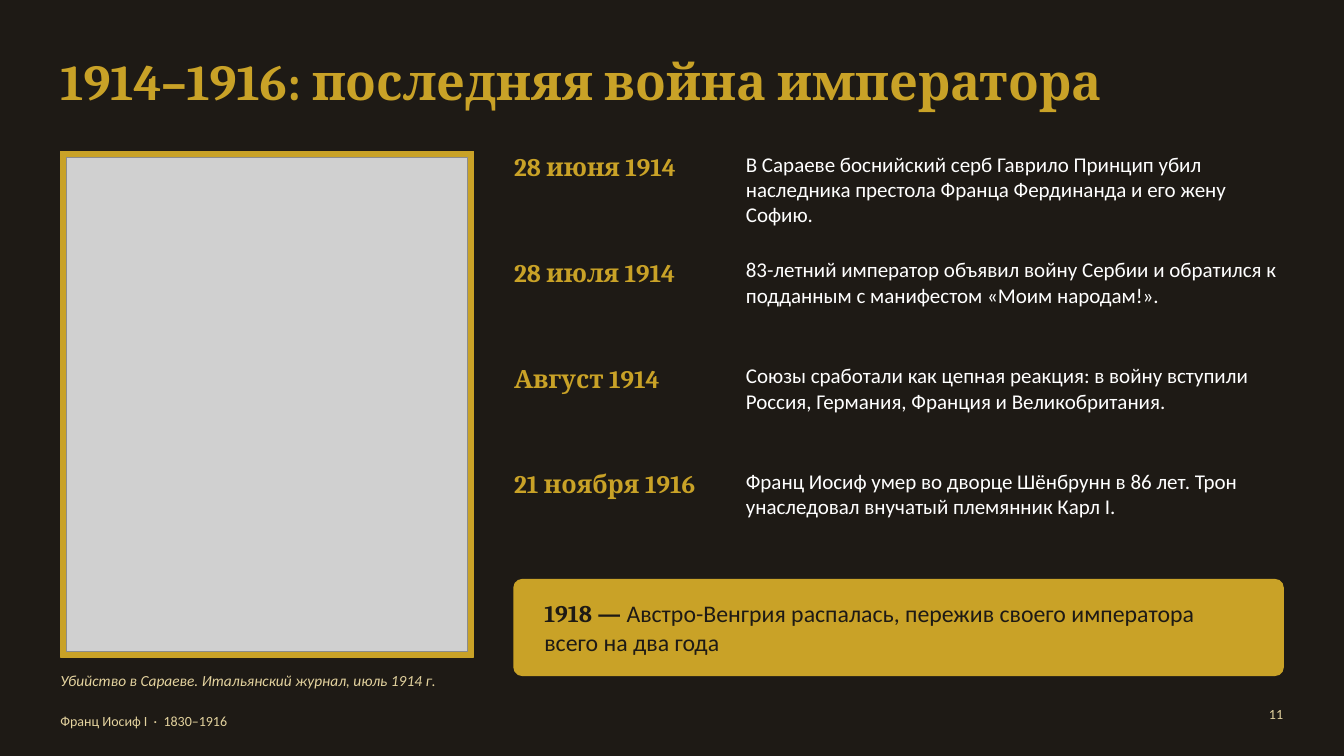
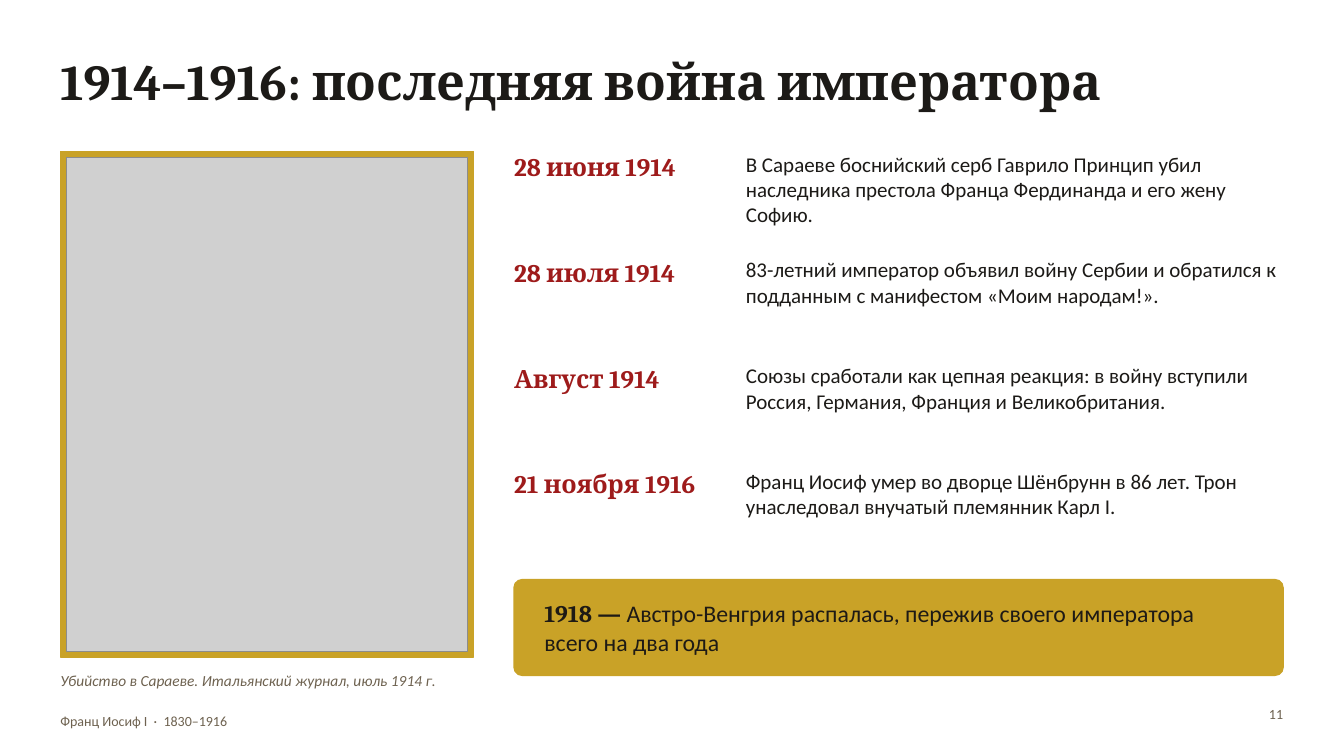
Before and after one commit to ostmat777-png/Claude, a slide deck: slide 11 of presentations/Franz_Joseph_I.pptx. Drawn at 1344x756 pixels with LibreOffice and Linux fonts; fonts in the diff are those of the drawing; grey boxes stand for pictures. Boxes give left, top, right and bottom in pixels: in the first picture for what was removed or moved away, otherwise in the second. Text is boxed around its words. In the diff, an @@ line names an element or a change of style, - is before the commit and + after.

```diff
--- a/presentations/Franz_Joseph_I.pptx
+++ b/presentations/Franz_Joseph_I.pptx
@@ background #1E1A15 to #FFFFFF @@
@@ title "1914–1916: последняя война императора" at [60,61,1102,112]: text colour #C9A227 to #1C1A17 @@
@@ text colour #C9A227 to #9E1B1B in 4 elements at [514,159,675,177], [514,265,675,283], [514,370,659,394], [514,473,695,499] @@
@@ text colour #FFFFFF to #1C1A17 in 4 elements at [746,157,1226,226], [746,262,1276,307], [746,368,1248,413], [746,474,1237,518] @@
@@ text colour #E3D29E to #6E6250 in 3 elements at [60,675,436,689], [1269,710,1283,719], [60,716,228,729] @@
```
